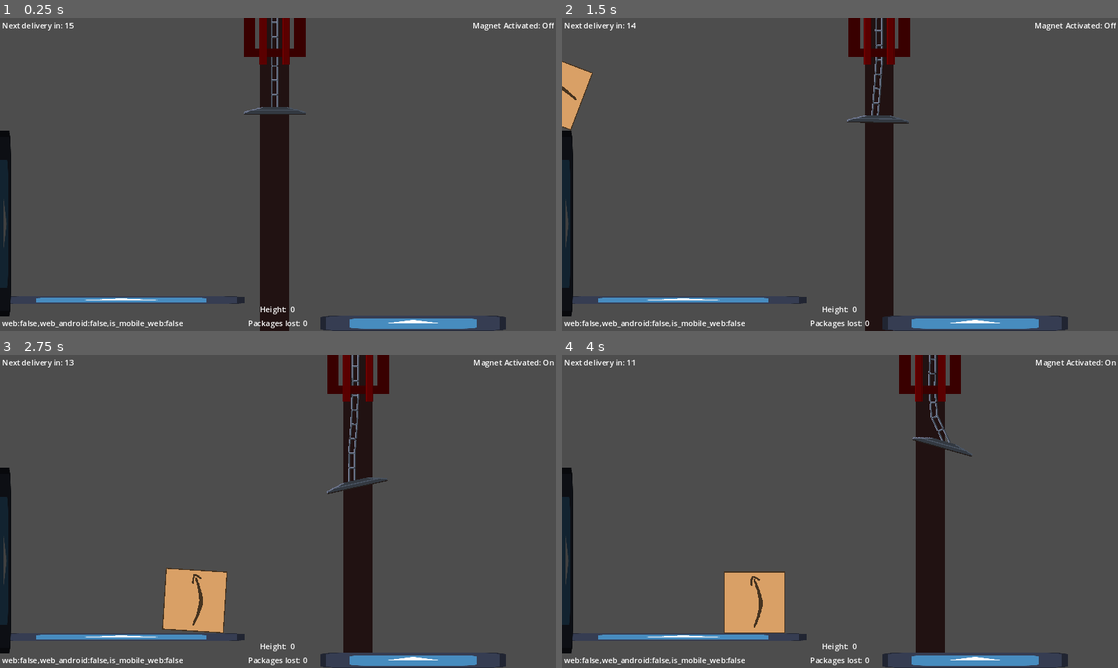
Above: before the commit, frames 1-4 (two rows, left to right).
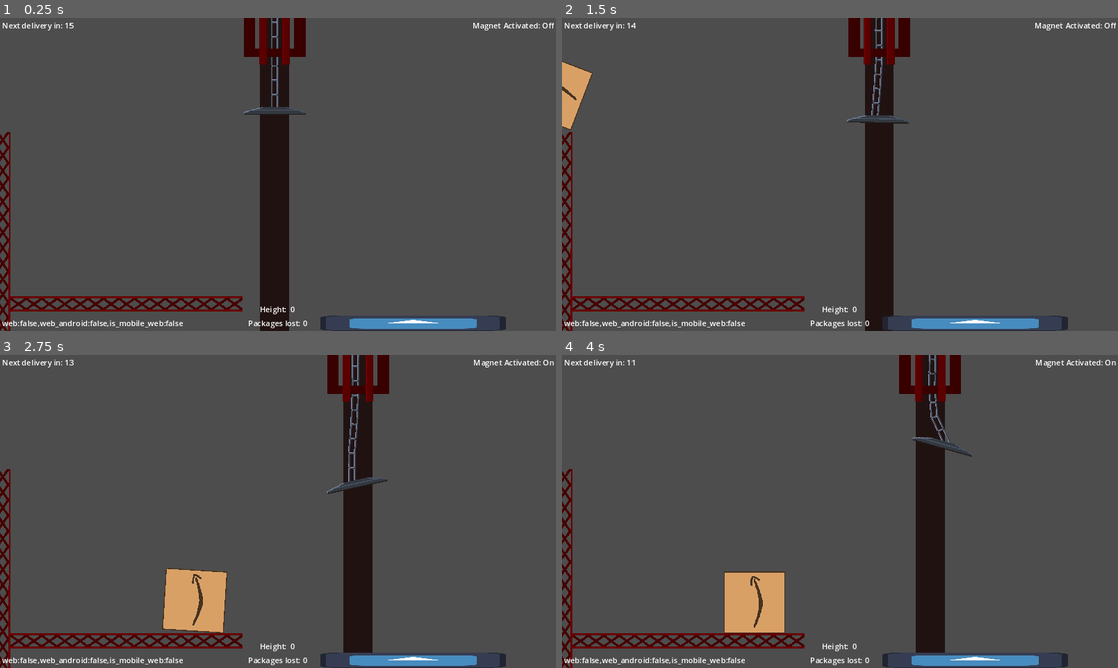
Above: after the commit, the same moments.

Repository: nanodeath/tippy-towers
Game: Godot game, scene res://game.tscn
Two runs of this game, one before a commit and one after it. Both use one fixed random seed, a clock stepped at 60 frames per second and the inputs below. The engine's default icon, where the game draws it, is replaced by a stand-in: a white triangle on a blue panel in a dark square.
Inputs:
- Up to frame 1 (0.25 s): no input
- Up to frame 2 (1.5 s): tap Enter at 0.5 s; hold D (move_right) 0.53-1.28 s; tap Space (toggle_magnet) at 0.6, 1.35 s; hold S (move_down) from 1.28 s (still down)
- Up to frame 3 (2.75 s): release S (move_down) at 2.03 s; hold D (move_right) from 2.03 s (still down); tap Space (toggle_magnet) at 2.1 s
- Up to frame 4 (4 s): release D (move_right) at 2.78 s; hold W (move_up) 2.78-3.53 s; tap Space (toggle_magnet) at 2.85, 3.6 s; hold A (move_left) from 3.53 s (still down)

The runs differ from the first frame. In frame 1, 2.7% of the frame differs, in the area x 0-44%, y 36-100%; in frame 2, 2.7%; in frame 3, 2.7%; in frame 4, 2.7%.

Commit message:
Use girder texture for wall and platform.

Diff:
--- a/tippy-towers/game.tscn
+++ b/tippy-towers/game.tscn
@@ -19,6 +19,7 @@
 [ext_resource type="Texture2D" uid="uid://dffwuwa1tykyk" path="res://art/chalk_x_2.png" id="8_2q1k6"]
 [ext_resource type="PackedScene" uid="uid://b016ebofn2m51" path="res://scenes/junk/box_128_64.tscn" id="8_jedqf"]
 [ext_resource type="PackedScene" uid="uid://c4can45bm31l1" path="res://scenes/junk/box_64_64.tscn" id="9_hseeu"]
+[ext_resource type="Texture2D" uid="uid://ddne6po0kqwal" path="res://art/girder.png" id="12_0yopg"]
 [ext_resource type="Script" path="res://scripts/package_lost_zone.gd" id="14_runno"]
 [ext_resource type="Script" path="res://scripts/spawner_group.gd" id="19_rpvsw"]
 [ext_resource type="PackedScene" uid="uid://cn2rra55iei73" path="res://scenes/junk/box_192_64.tscn" id="20_eaue4"]
@@ -27,7 +28,7 @@
 [ext_resource type="Script" path="res://scripts/junk_freezer.gd" id="22_jykiw"]
 
 [sub_resource type="RectangleShape2D" id="RectangleShape2D_uhjy8"]
-size = Vector2(510, 16)
+size = Vector2(506, 32)
 
 [sub_resource type="RectangleShape2D" id="RectangleShape2D_xbtjb"]
 size = Vector2(300, 10)
@@ -285,11 +286,16 @@
 position = Vector2(-325, 260)
 
 [node name="CollisionShape2D" type="CollisionShape2D" parent="Camera2D/Platform"]
+position = Vector2(-2, 8)
 shape = SubResource("RectangleShape2D_uhjy8")
 
 [node name="Sprite2D" type="Sprite2D" parent="Camera2D/Platform"]
-scale = Vector2(4, 0.125)
-texture = ExtResource("1_qfxxw")
+modulate = Color(0.88, 0, 0, 1)
+texture_repeat = 2
+position = Vector2(11, 8)
+texture = ExtResource("12_0yopg")
+region_enabled = true
+region_rect = Rect2(0, 0, 480, 32)
 
 [node name="Spawner" type="Node2D" parent="Camera2D/Platform"]
 position = Vector2(-524, -534)
@@ -314,11 +320,19 @@
 script = ExtResource("3_ooxjs")
 
 [node name="LWall" type="StaticBody2D" parent="Camera2D"]
-modulate = Color(0.25, 0.25, 0.25, 1)
 position = Vector2(-569, 180)
 rotation = 1.5708
 
+[node name="Sprite2D" type="Sprite2D" parent="Camera2D/LWall"]
+modulate = Color(0.88, 0, 0, 1)
+texture_repeat = 2
+position = Vector2(-28, 1.0001)
+texture = ExtResource("12_0yopg")
+region_enabled = true
+region_rect = Rect2(0, 0, 480, 32)
+
 [node name="Sprite" type="Sprite2D" parent="Camera2D/LWall"]
+visible = false
 position = Vector2(-78, -7.53167e-05)
 scale = Vector2(3, 0.24)
 texture = ExtResource("1_qfxxw")
Binary file added: tippy-towers/art/girder.aseprite
Binary file added: tippy-towers/art/girder.png
Not shown, added: tippy-towers/art/girder.png.import
Not shown: 1 places in tippy-towers/game.tscn that only renumber resources
